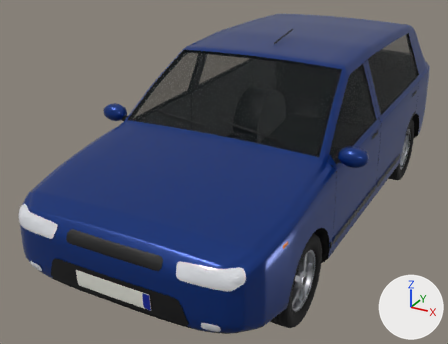
Two versions of the Blender file data/models/cars/kleinwagen/kleinwagen.blend, one commit apart.
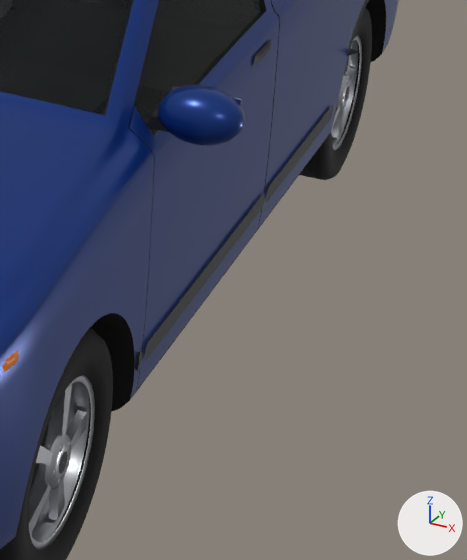
The first picture shows the older version from a camera (50 mm lens) standing at (1.98, -4.4, 2.49) and looking at (-0.26, -0.33, 0.46). The close-ups show the older and then the newer version on the part from 63% to 100% of the width and 34% to 92% of the height of that picture. Only the edits that show in the close-ups are written down. Lighting does not change. The marker at lower right points along +X, +Y and +Z.

Objects in the first close-up: 'body', 'door_fl', 'door_fl_decals', 'door_fl_details', 'door_rl', 'door_rl_decals', 'wheel_fl', 'wheel_rl' and 1 more.
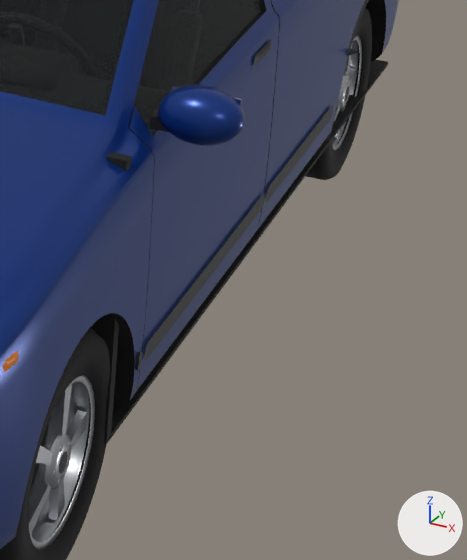
Where the change shows, as pixel boxes (x1, y1, x2, y2) in the close-ups (467 x 560 px):
'interior', added (mostly hidden)
    after: (90, 60, 388, 444)

Patch to the scene script:
```diff
--- a/data/models/cars/kleinwagen/kleinwagen.blend.py
+++ b/data/models/cars/kleinwagen/kleinwagen.blend.py
@@ mat_seat @@
+mat_seat = principled_material('seat')
+mat_seat.base_color = (0.029, 0.029, 0.034)  # dark grey #303034
+mat_seat.roughness = 0.9
@@ mat_interior @@
+mat_interior = principled_material('interior')
+mat_interior.base_color = (0.00288, 0.00288, 0.00335)  # black #09090b
+mat_interior.roughness = 0.8
@@ me_interior @@
+me_interior.from_pydata(...)  # 2904 vertices, 2896 faces; spans x -0.85..0.85, y -1.03..1.86, z 0.16..1.4
+# faces by material slot: [730, 294, 36, 72, 1764]
+me_interior.materials.append(mat_interior)  # black #09090b
+me_interior.materials.append(mat_interior_trim)  # black #212123
+me_interior.materials.append(mat_dark)  # black #010101
+me_interior.materials.append(mat_chrome)  # light grey #dadce1
+me_interior.materials.append(mat_seat)  # dark grey #303034
@@ ob_interior @@
+ob_interior = bpy.data.objects.new('interior', me_interior)
+ob_interior.parent = ob_body
+ob_interior.location = (0.0, 0.0, 0.0)
```
